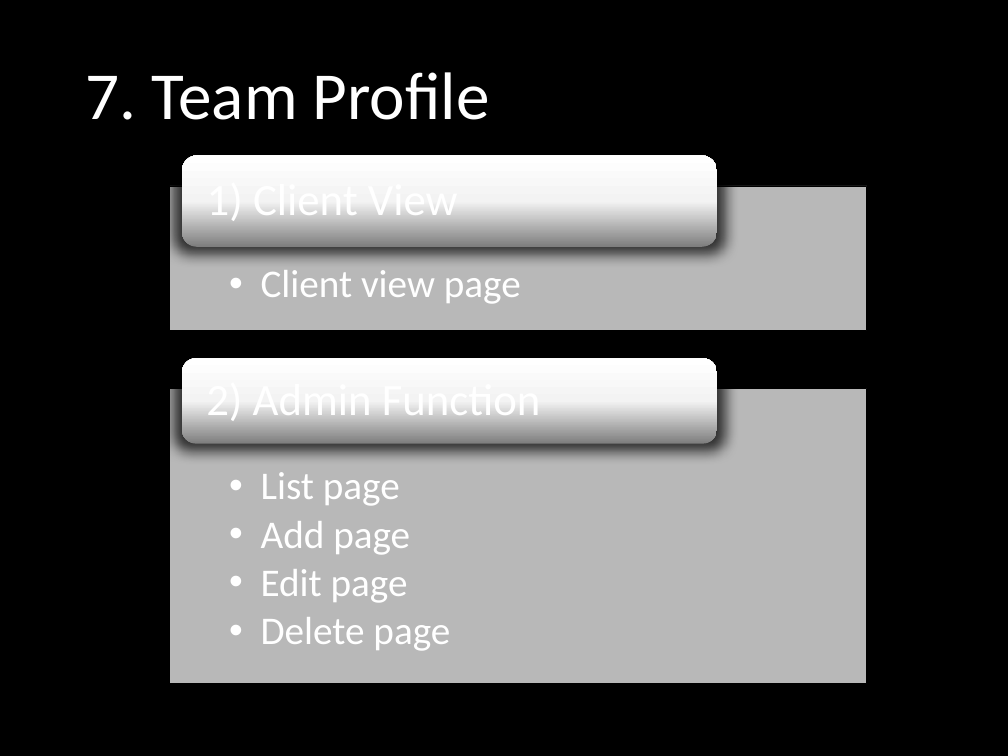
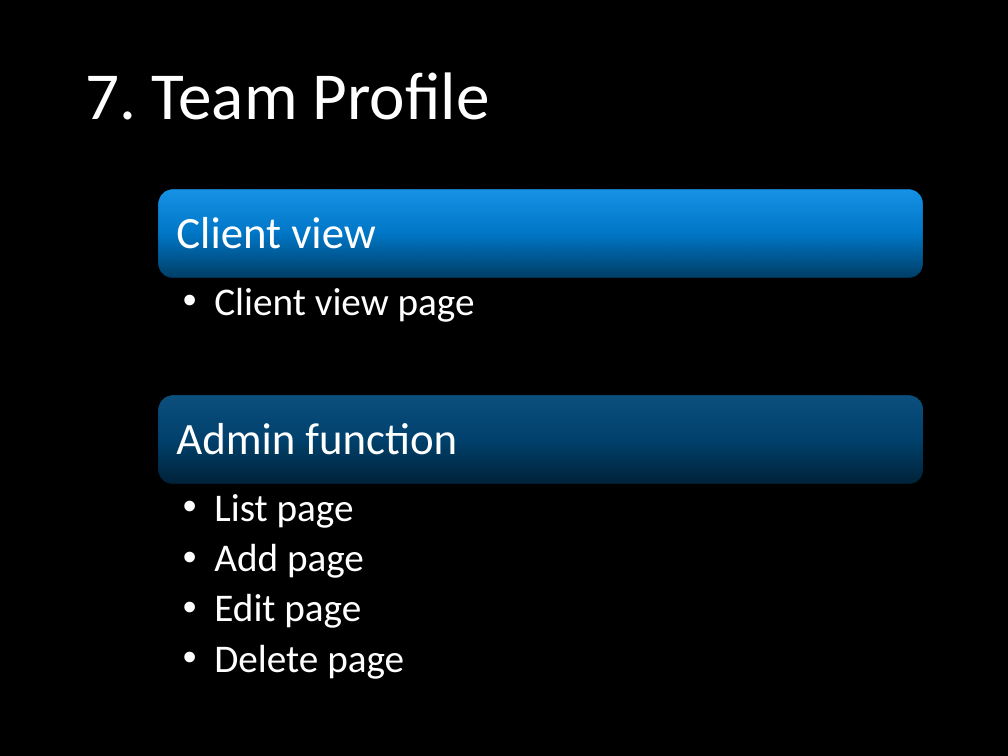
Before and after one commit to yadwinds/761_VEL, a slide deck: slide 8 of PCB/09 Final/Final Presentation (VEL).pptx. Drawn at 1008x756 pixels with LibreOffice and Linux fonts; fonts in the diff are those of the drawing; background and template pictures are left out. Boxes give left, top, right and bottom in pixels: in the first picture for what was removed or moved away, otherwise in the second. Text is boxed around its words. In the diff, an @@ line names an element or a change of style, - is before the commit and + after.

```diff
--- a/PCB/09 Final/Final Presentation (VEL).pptx
+++ b/PCB/09 Final/Final Presentation (VEL).pptx
@@ rounded rectangle added at (158, 190, 922, 277), fill gradient #014573 to #0285DD to #1AA3FF @@
@@ text at (176, 217, 376, 259): text changed @@
-1) Client View
+Client view
@@ text "Client view page" at (214, 287, 475, 322): more space between paragraphs @@
@@ text "Client view page": place and size @@
-text "Client view page" at (261, 270, 521, 304)
+text "Client view page" at (214, 287, 475, 322)
@@ group removed at (170, 155, 867, 683): 2 rectangles, 2 rounded rectangles @@
@@ rounded rectangle added at (158, 396, 922, 484), fill gradient #014573 to #0285DD to #1AA3FF @@
@@ text at (176, 423, 457, 455): text changed @@
-2) Admin Function
+Admin function
@@ text "List page": place and size @@
-text "List page" at (261, 472, 450, 651)
+text "List page" at (214, 494, 404, 679)
@@ text "List page" at (214, 494, 404, 679): more space between paragraphs @@
```
Also in this commit, not shown: 4 other slides changed, 4 slides added.
